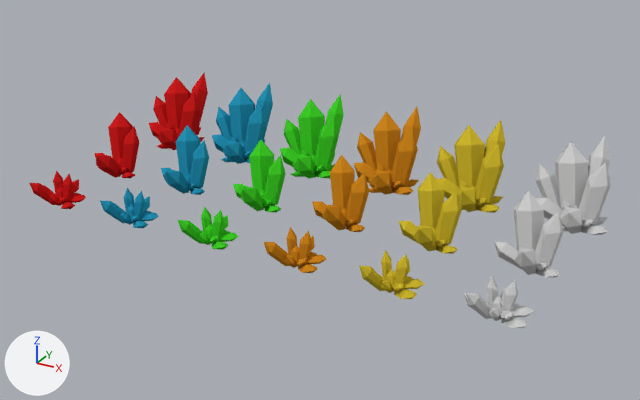
An edit to the Blender file libs/envs/cave/crystals.blend, drawn before and after from the same camera.
Camera for both pictures: a camera (50 mm lens) standing at (3.47, -6.01, 3.2) and looking at (0.1, 0.12, 0.13). Lighting does not change. The marker at lower left points along +X, +Y and +Z.

The first picture shows 'Blue_Crystal', 'Green_Crystal', 'Large_Blue_Crystal', 'Large_Green_Crystal', 'Large_Orange_Crystal', 'Large_Red_Crystal', 'Large_White_Crystal', 'Large_Yellow_Crystal', 'Orange_Crystal', 'Red_Crystal', 'Small_Blue_Crystal', 'Small_Green_Crystal', 'Small_Orange_Crystal', 'Small_Red_Crystal', 'Small_White_Crystal', 'Small_Yellow_Crystal', 'White_Crystal', 'Yellow_Crystal'.
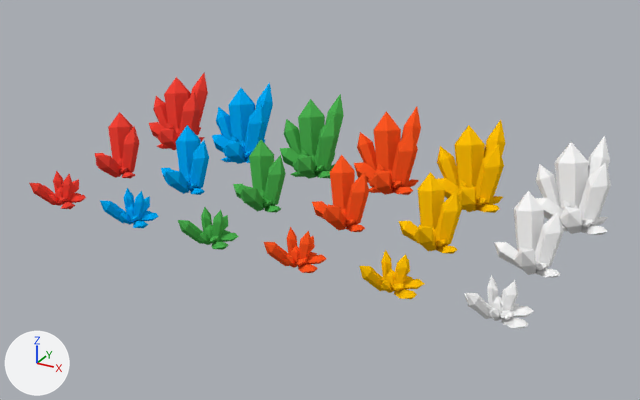
The change, as a list of edits to the scene's bpy script:
```text
Change mat_red_crystals:
    mat_red_crystals.base_color: (0.604, 0.0116, 0.0116) -> (0.905, 0.0561, 0.0369)  # red #cc1c1c -> red #f44336
Change mat_white_crystals:
    mat_white_crystals.base_color: (0.604, 0.604, 0.604) -> (0.956, 0.956, 0.956)  # light grey #cccccc -> white #fafafa
Change mat_blue_crystals:
    mat_blue_crystals.base_color: (0.0176, 0.279, 0.445) -> (0.000911, 0.397, 0.905)  # cyan #2490b2 -> blue #03a9f4
Change mat_green_crystals:
    mat_green_crystals.base_color: (0.0482, 0.604, 0.0203) -> (0.0723, 0.429, 0.0802)  # green #3ecc27 -> green #4caf50
Change mat_orange_crystals:
    mat_orange_crystals.base_color: (0.604, 0.231, 0.0116) -> (1.0, 0.0953, 0.016)  # orange #cc841c -> orange #ff5722
Change mat_yellow_crystals:
    mat_yellow_crystals.base_color: (0.604, 0.462, 0.0262) -> (1.0, 0.533, 0.00212)  # yellow #ccb52d -> yellow #ffc107
```

Where the change shows, as pixel boxes (x1, y1, x2, y2) in the pictures (640 x 400 px):
'Large_White_Crystal', recoloured (grey to white): (535, 136, 611, 235) in both
'Large_Yellow_Crystal', recoloured: (436, 120, 505, 213) in both
'Large_Orange_Crystal', recoloured: (354, 107, 421, 195) in both
'Large_Green_Crystal', recoloured: (280, 94, 344, 179) in both
'White_Crystal', recoloured (grey to white): (494, 191, 564, 278) in both
'Large_Blue_Crystal', recoloured (cyan to blue): (212, 83, 273, 164) in both
'Yellow_Crystal', recoloured: (399, 172, 461, 254) in both
'Large_Red_Crystal', recoloured: (149, 72, 208, 150) in both
'Orange_Crystal', recoloured: (312, 155, 369, 232) in both
'Green_Crystal', recoloured: (233, 140, 286, 213) in both
'Blue_Crystal', recoloured (cyan to blue): (161, 125, 209, 195) in both
'Red_Crystal', recoloured: (95, 112, 139, 178) in both
'Small_White_Crystal', recoloured (grey to white): (464, 275, 534, 328) in both
'Small_Yellow_Crystal', recoloured: (359, 249, 425, 299) in both
'Small_Orange_Crystal', recoloured: (264, 227, 326, 273) in both
'Small_Green_Crystal', recoloured: (178, 207, 239, 250) in both
'Small_Blue_Crystal', recoloured (cyan to blue): (100, 188, 159, 228) in both
'Small_Red_Crystal', recoloured: (29, 171, 86, 209) in both
